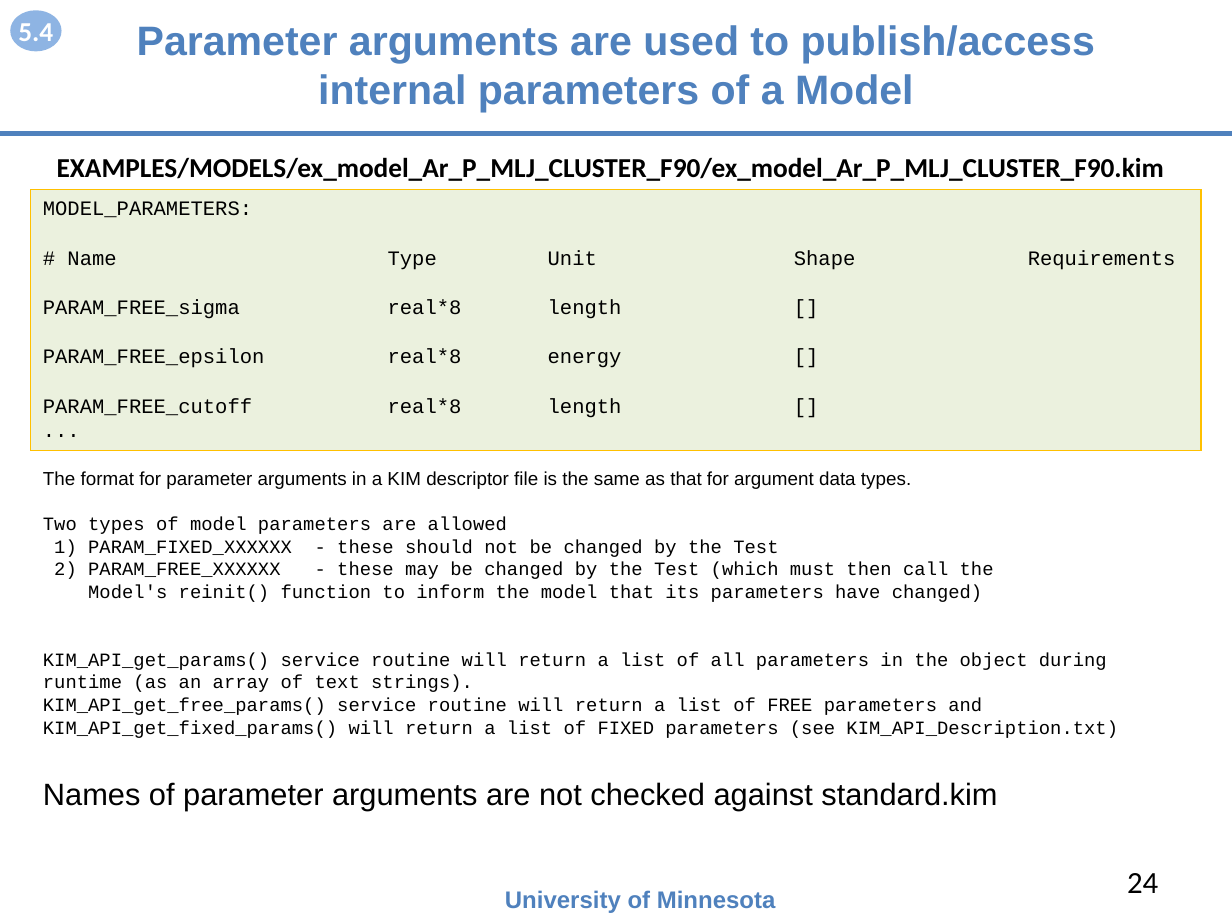
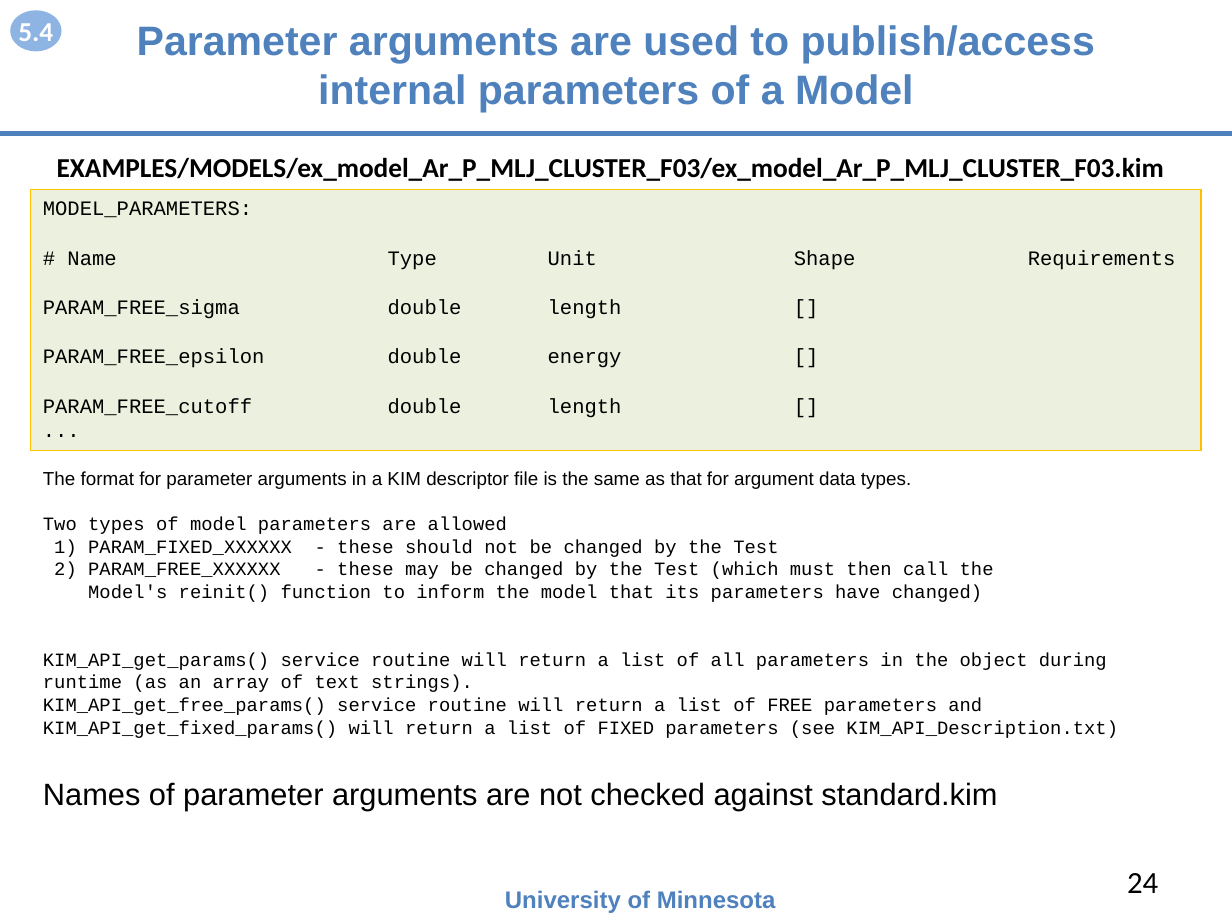
Before and after one commit to openkim/kim-api, a slide deck: slide 24 of DOCS/openkim-api-introduction.pptx. Drawn at 1232x924 pixels with LibreOffice and Linux fonts; fonts in the diff are those of the drawing. Boxes give left, top, right and bottom in pixels: in the first picture for what was removed or moved away, otherwise in the second. Text is boxed around its words. In the diff, an @@ line names an element or a change of style, - is before the commit and + after.

```diff
--- a/DOCS/openkim-api-introduction.pptx
+++ b/DOCS/openkim-api-introduction.pptx
@@ text at (57, 157, 1164, 485): text changed @@
-EXAMPLES/MODELS/ex_model_Ar_P_MLJ_CLUSTER_F90/ex_model_Ar_P_MLJ_CLUSTER_F90.kim
+EXAMPLES/MODELS/ex_model_Ar_P_MLJ_CLUSTER_F03/ex_model_Ar_P_MLJ_CLUSTER_F03.kim
@@ text in rectangle at (43, 299, 622, 418): text changed @@
-PARAM_FREE_sigma real*8 length []
-PARAM_FREE_epsilon real*8 energy []
-PARAM_FREE_cutoff real*8 length []
+PARAM_FREE_sigma double length []
+PARAM_FREE_epsilon double energy []
+PARAM_FREE_cutoff double length []
```
Also in this commit, not shown: 14 other slides changed, 1 slide removed, 25 other files.
